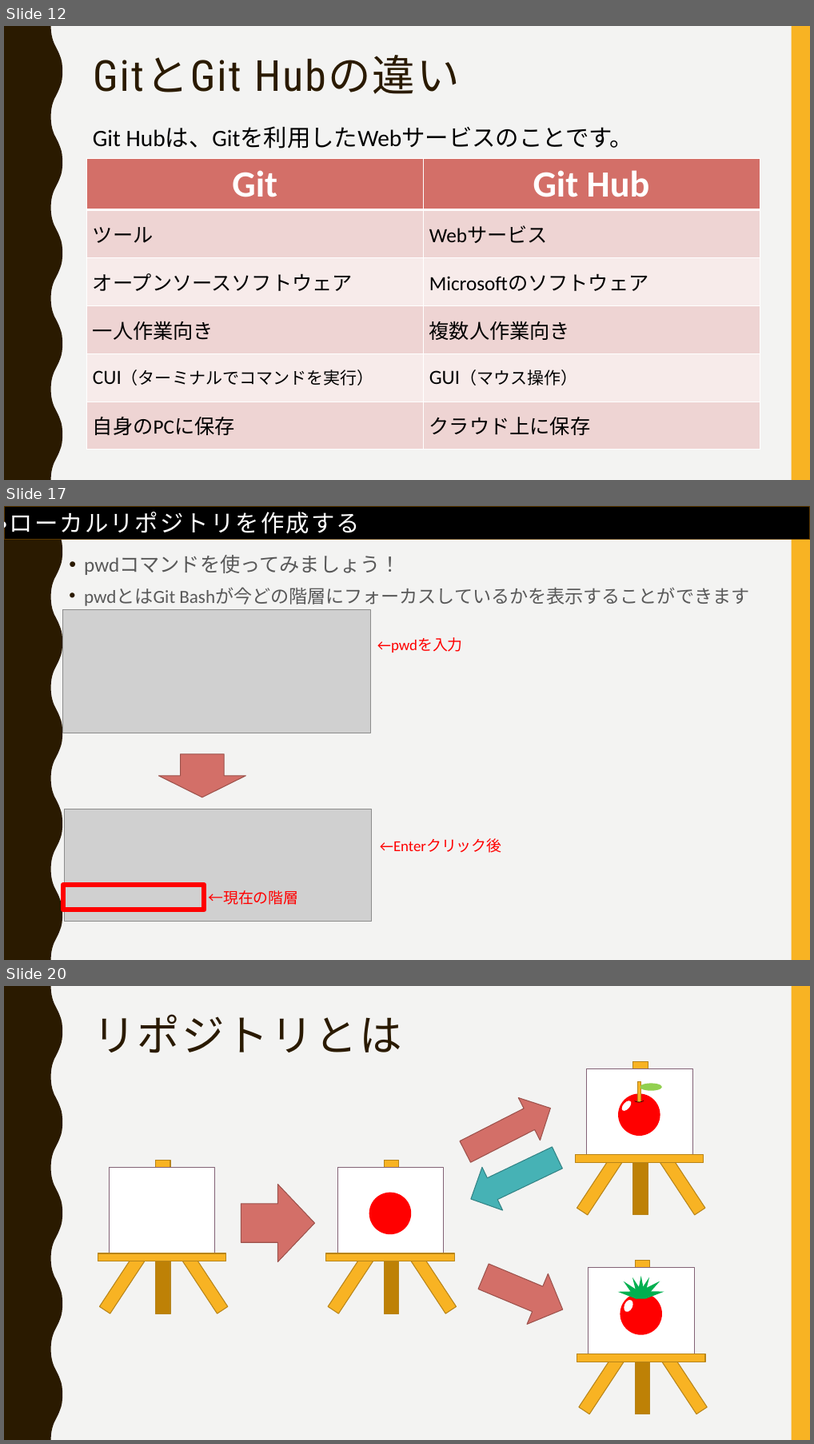
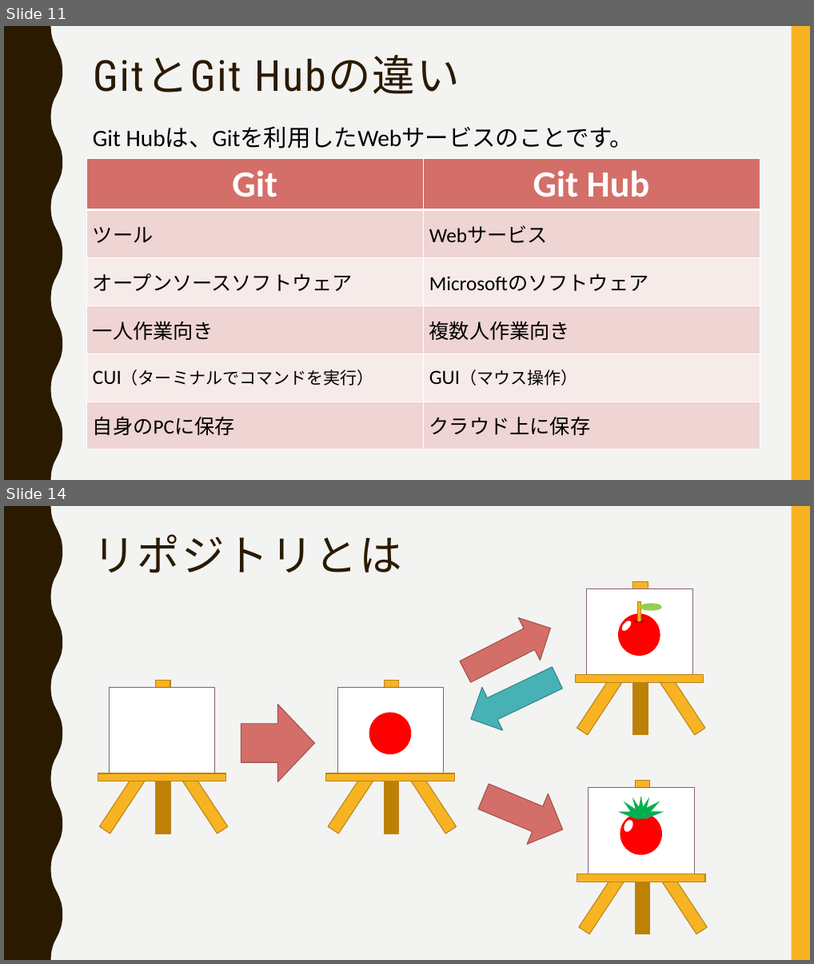
Before and after one commit to FIY24554/git_test, a slide deck: githubについて.pptx. Shown one above the other, each under a label of ours: slides 12, 17 and 20 before the commit, slides 11 and 14 after it; the slides between them are not shown. The pictures are 814x1444 and 814x964 pixels, drawn with LibreOffice and Linux fonts; fonts in the diff are those of the drawing; grey boxes stand for pictures. Boxes give left, top, right and bottom in pixels: in the first picture for what was removed or moved away, otherwise in the second. Text is boxed around its words. In the diff, an @@ line names an element or a change of style, - is before the commit and + after.

```diff
--- a/githubについて.pptx
+++ b/githubについて.pptx
@@ slide 17 removed at box(4, 506, 810, 960), background #F3F3F2; not listed: 2 template elements that a slide beside it also shows @@
@@ rectangle removed at box(4, 506, 810, 540) @@
@@ text removed at box(4, 508, 360, 538) @@
-・ローカルリポジトリを作成する
@@ text removed at box(84, 556, 750, 606) @@
-• pwdコマンドを使ってみましょう！
-• pwdとはGit Bashが今どの階層にフォーカスしているかを表示することができます
@@ picture removed at box(63, 609, 370, 733) @@
@@ text removed at box(378, 637, 463, 652) @@
-←pwdを入力
@@ down arrow removed at box(159, 754, 246, 797) @@
@@ picture removed at box(65, 809, 372, 921) @@
@@ text removed at box(380, 839, 502, 852) @@
-←Enterクリック後
@@ rectangle removed at box(63, 884, 205, 909) @@
@@ text removed at box(208, 890, 298, 904) @@
-←現在の階層
@@ what was slide 12 is now slide 11 @@
@@ what was slide 20 is now slide 14 @@
```
Also in this commit, not shown: 1 slide changed, 5 other slides removed.
